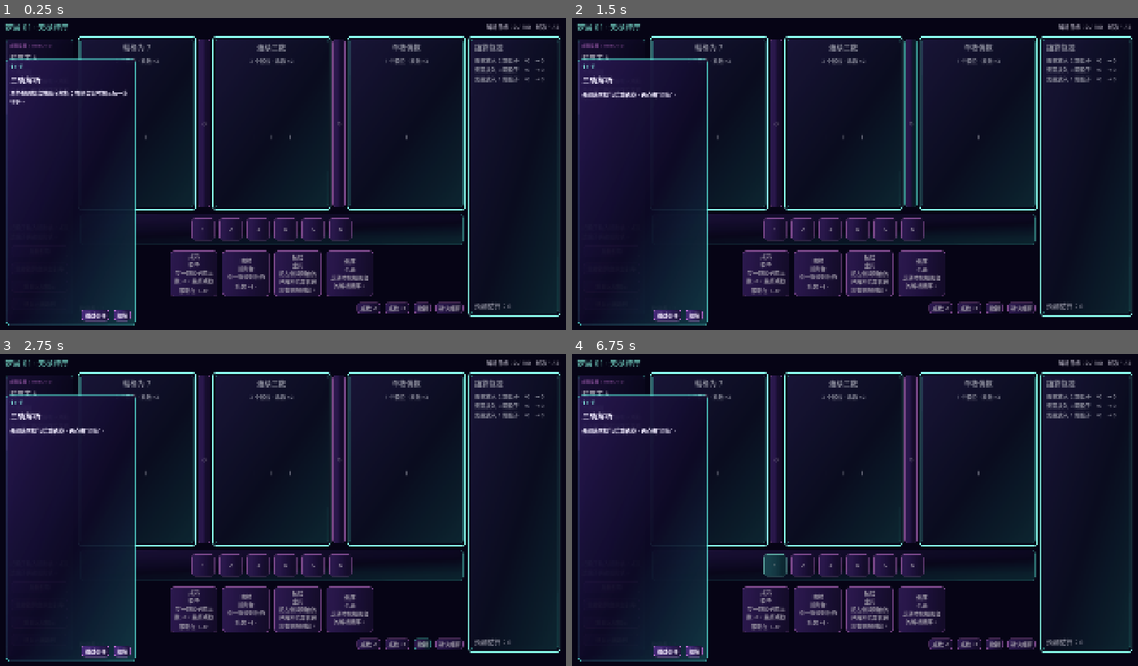
Above: before the commit, frames 1-4 (two rows, left to right).
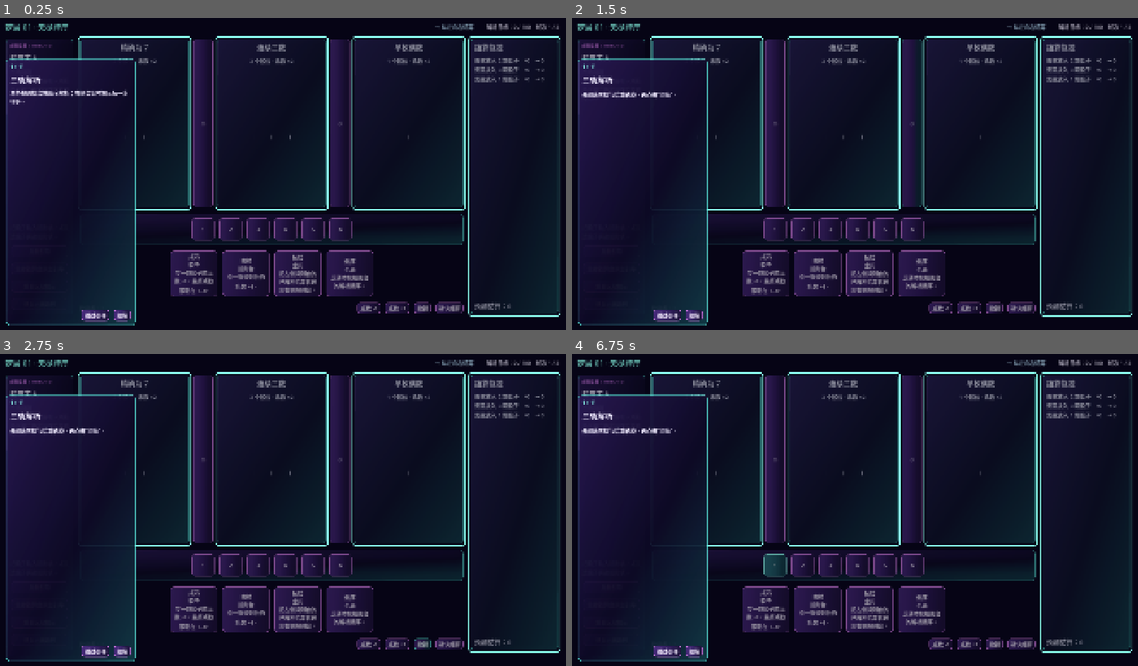
Above: after the commit, the same moments.

Repository: ljq0421/ProjectJoker
Game: Godot game, scene res://scenes/run/single_encounter_screen.tscn
Same seed, same stepped clock (60 frames per second), same inputs: the game is played once before the commit and once after it.
Inputs:
- Up to frame 1 (0.25 s): no input
- Up to frame 2 (1.5 s): click "◇" at 0.5 s; click "◇" at 1.25 s
- Up to frame 3 (2.75 s): click "撤销" at 2 s
- Up to frame 4 (6.75 s): click "确认结算" at 2.75 s; click "重看引导" at 3.5 s; click "重看铁算盘原型引导" at 4.25 s; click "重看区域提示" at 5 s; click "进入六面诡局" at 5.75 s; click "1" at 6.5 s

The runs differ from the first frame. In frame 1, 2.7% of the frame differs, in the area x 21-84%, y 1-62%; in frame 2, 2.6%; in frame 3, 2.7%; in frame 4, 2.7%.

Commit message:
feat(ui): visualize mirror resolution

Diff:
--- a/scenes/run/single_encounter_screen.tscn
+++ b/scenes/run/single_encounter_screen.tscn
@@ -58,6 +58,16 @@
 theme_override_colors/font_color = Color(0.55, 1, 0.94, 1)
 theme_override_font_sizes/font_size = 26
 
+[node name="DirectionBadge" type="Label" parent="SafeArea/RootColumn/TopBar"]
+unique_name_in_owner = true
+custom_minimum_size = Vector2(210, 0)
+layout_mode = 2
+text = "→ 从左向右结算"
+horizontal_alignment = 1
+theme_override_colors/font_color = Color(0.74, 0.9, 1, 1)
+theme_override_font_sizes/font_size = 18
+tooltip_text = "当前遭遇的公开结算方向"
+
 [node name="GoalLabel" type="Label" parent="SafeArea/RootColumn/TopBar"]
 unique_name_in_owner = true
 layout_mode = 2
@@ -144,24 +154,62 @@
 layout_mode = 2
 size_flags_horizontal = 3
 
-[node name="LeftGap" type="Button" parent="SafeArea/RootColumn/Body/Center/Lanes"]
-unique_name_in_owner = true
-custom_minimum_size = Vector2(48, 0)
-layout_mode = 2
+[node name="LeftGapColumn" type="VBoxContainer" parent="SafeArea/RootColumn/Body/Center/Lanes"]
+custom_minimum_size = Vector2(72, 0)
+layout_mode = 2
+theme_override_constants/separation = 6
+
+[node name="LeftGap" type="Button" parent="SafeArea/RootColumn/Body/Center/Lanes/LeftGapColumn"]
+unique_name_in_owner = true
+custom_minimum_size = Vector2(72, 0)
+layout_mode = 2
+size_flags_vertical = 3
 text = "◇"
 tooltip_text = "左侧桌间槽"
 
+[node name="LeftMirrorLayer" type="Label" parent="SafeArea/RootColumn/Body/Center/Lanes/LeftGapColumn"]
+unique_name_in_owner = true
+visible = false
+custom_minimum_size = Vector2(72, 40)
+layout_mode = 2
+mouse_filter = 2
+text = "┄ 镜像 ┄"
+horizontal_alignment = 1
+vertical_alignment = 1
+autowrap_mode = 2
+theme_override_colors/font_color = Color(0.68, 1, 0.96, 1)
+tooltip_text = "由另一侧真实牌生成的虚拟镜像副本"
+
 [node name="MiddleLane" parent="SafeArea/RootColumn/Body/Center/Lanes" instance=ExtResource("3")]
 unique_name_in_owner = true
 layout_mode = 2
 size_flags_horizontal = 3
 
-[node name="RightGap" type="Button" parent="SafeArea/RootColumn/Body/Center/Lanes"]
-unique_name_in_owner = true
-custom_minimum_size = Vector2(48, 0)
-layout_mode = 2
+[node name="RightGapColumn" type="VBoxContainer" parent="SafeArea/RootColumn/Body/Center/Lanes"]
+custom_minimum_size = Vector2(72, 0)
+layout_mode = 2
+theme_override_constants/separation = 6
+
+[node name="RightGap" type="Button" parent="SafeArea/RootColumn/Body/Center/Lanes/RightGapColumn"]
+unique_name_in_owner = true
+custom_minimum_size = Vector2(72, 0)
+layout_mode = 2
+size_flags_vertical = 3
 text = "◇"
 tooltip_text = "右侧桌间槽"
+
+[node name="RightMirrorLayer" type="Label" parent="SafeArea/RootColumn/Body/Center/Lanes/RightGapColumn"]
+unique_name_in_owner = true
+visible = false
+custom_minimum_size = Vector2(72, 40)
+layout_mode = 2
+mouse_filter = 2
+text = "┄ 镜像 ┄"
+horizontal_alignment = 1
+vertical_alignment = 1
+autowrap_mode = 2
+theme_override_colors/font_color = Color(0.68, 1, 0.96, 1)
+tooltip_text = "由另一侧真实牌生成的虚拟镜像副本"
 
 [node name="RightLane" parent="SafeArea/RootColumn/Body/Center/Lanes" instance=ExtResource("3")]
 unique_name_in_owner = true
--- a/scripts/resolution/round_resolver.gd
+++ b/scripts/resolution/round_resolver.gd
@@ -82,7 +82,11 @@
 					})
 		var card_label: String = played_card.definition.display_name
 		if played_card.is_mirror_copy:
-			card_label = "镜像副本：%s" % card_label
+			card_label = "镜像副本：%s｜%s｜%s" % [
+				card_label,
+				_target_arrow(played_card),
+				_effect_copy(played_card.effective_effects()),
+			]
 		report.events.append(ResolutionEvent.new(
 			played_card.definition.id,
 			card_label,
@@ -280,3 +284,23 @@
 	if targets.has(&"middle") and targets.has(&"right"):
 		return &"right_gap"
 	return &""
+
+func _target_arrow(played_card: PlayedCard) -> String:
+	return "%s → %s" % [
+		played_card.primary_target,
+		played_card.secondary_target,
+	]
+
+func _effect_copy(effects: Array[EffectSpec]) -> String:
+	var parts: Array[String] = []
+	for effect in effects:
+		match effect.operation:
+			EffectSpec.Operation.MODIFY_COEFFICIENT:
+				parts.append("系数 %+d" % effect.amount)
+			EffectSpec.Operation.REPEAT_TABLE:
+				parts.append("额外结算 %d 次" % effect.amount)
+			EffectSpec.Operation.LINK_NEIGHBORS:
+				parts.append("连接两端")
+			_:
+				parts.append("派生效果")
+	return "、".join(parts)
--- a/scripts/ui/card_token.gd
+++ b/scripts/ui/card_token.gd
@@ -17,16 +17,25 @@
 	card_index = index
 	text = "%s\n%s\n%s" % [
 		definition.display_name,
-		_target_copy(definition.target_type),
+		_target_copy_for(definition),
 		definition.rule_text,
 	]
 	button_pressed = selected
 	disabled = used
 	tooltip_text = "%s；目标：%s；%s" % [
 		definition.display_name,
-		_target_copy(definition.target_type),
+		_target_copy_for(definition),
 		definition.rule_text,
 	]
+
+func _target_copy_for(definition: CardDefinition) -> String:
+	var copy := _target_copy(definition.target_type)
+	if (
+		definition.target_type == CardDefinition.TargetType.GAP
+		and not definition.mirror_effects.is_empty()
+	):
+		copy += " · 可镜像"
+	return copy
 
 func _target_copy(target_type: CardDefinition.TargetType) -> String:
 	match target_type:
--- a/scripts/ui/resolution_panel.gd
+++ b/scripts/ui/resolution_panel.gd
@@ -10,6 +10,12 @@
 	for event in report.events:
 		var row := Label.new()
 		row.text = "%s　%+d　→ %d" % [event.label, event.delta, event.running_total]
+		row.set_meta("is_mirror_copy", event.is_mirror_copy)
+		row.set_meta("source_card_id", event.source_card_id)
+		row.set_meta("source_slot_id", event.source_slot_id)
+		row.set_meta("mirror_slot_id", event.mirror_slot_id)
+		if event.is_mirror_copy:
+			row.add_theme_color_override("font_color", Color(0.68, 1.0, 0.96, 1.0))
 		row.autowrap_mode = TextServer.AUTOWRAP_WORD_SMART
 		event_list.add_child(row)
 	total_label.text = "预测结算：%d" % report.total
--- a/scripts/ui/single_encounter_screen.gd
+++ b/scripts/ui/single_encounter_screen.gd
@@ -4,6 +4,7 @@
 signal view_refreshed
 signal ui_action_accepted(action: StringName, payload: Dictionary)
 signal round_committed(report: ResolutionReport)
+signal card_selected(card_index: int, card: CardDefinition, token: Control)
 
 const DIE_SCENE = preload("res://scenes/components/die_token.tscn")
 const CARD_SCENE = preload("res://scenes/components/card_token.tscn")
@@ -163,6 +164,8 @@
 	%LeftGap.self_modulate = TARGET_TINT if gap_is_target else Color.WHITE
 	%RightGap.self_modulate = TARGET_TINT if gap_is_target else Color.WHITE
 	var preview := session.preview()
+	_refresh_direction(preview)
+	_refresh_mirror_layers(state)
 	resolution_panel.bind_report(preview)
 	if dealer_definition != null:
 		%DealerHint.text = "已分配：%d / 6\n当前固定奖励：%d / %d" % [
@@ -176,6 +179,33 @@
 	%MinusButton.disabled = session.controller.committed or state.calibration_points <= 0
 	%PlusButton.disabled = session.controller.committed or state.calibration_points <= 0
 	view_refreshed.emit()
+
+func _refresh_direction(report: ResolutionReport) -> void:
+	%DirectionBadge.text = (
+		"← 从右向左结算"
+		if report.resolution_direction
+			== EncounterRuleProfile.ResolutionDirection.RIGHT_TO_LEFT
+		else "→ 从左向右结算"
+	)
+
+func _refresh_mirror_layers(state: RoundState) -> void:
+	%LeftMirrorLayer.visible = false
+	%RightMirrorLayer.visible = false
+	for played_card in state.played_cards:
+		if not played_card.is_mirror_copy:
+			continue
+		var targets := {
+			played_card.primary_target: true,
+			played_card.secondary_target: true,
+		}
+		var layer: Label
+		if targets.has(&"left") and targets.has(&"middle"):
+			layer = %LeftMirrorLayer
+		elif targets.has(&"middle") and targets.has(&"right"):
+			layer = %RightMirrorLayer
+		if layer != null:
+			layer.text = "┄ 镜像 ┄\n%s" % played_card.definition.display_name
+			layer.visible = true
 
 func reset_teaching_encounter() -> void:
 	session = SingleEncounterSession.new(
@@ -256,6 +286,7 @@
 
 func _on_card_activated(card_index: int) -> void:
 	var card := session.hand[card_index]
+	var token: Control = hand_container.get_child(card_index)
 	var action := (
 		&"card_global"
 		if card.target_type == CardDefinition.TargetType.GLOBAL
@@ -267,6 +298,8 @@
 	var accepted := session.activate_card(card_index)
 	if accepted:
 		_record_tutorial_action(action, payload)
+		if action == &"select_card":
+			card_selected.emit(card_index, card, token)
 		SfxAccess.play(
 			self,
 			&"card_play" if action == &"card_global" else &"card_select"
--- /dev/null
+++ b/tests/mirror_encounter_input_self_check.gd
@@ -0,0 +1,98 @@
+extends SceneTree
+
+var _failed := false
+
+func _initialize() -> void:
+	call_deferred("_run")
+
+func _run() -> void:
+	var screen: SingleEncounterScreen = load(
+		"res://scenes/run/single_encounter_screen.tscn"
+	).instantiate()
+	screen.tutorial_auto_start = false
+	root.add_child(screen)
+	await process_frame
+
+	var catalog := CardCatalog.new()
+	var area := AreaCatalog.new().mirror_hall()
+	var state := RoundState.new()
+	for index in range(1, 7):
+		state.dice.append(DieState.new(StringName("d%d" % index), index))
+	var hand: Array[CardDefinition] = [
+		catalog.find_card(&"mirror_folded_map"),
+		catalog.find_card(&"starter_link"),
+		catalog.find_card(&"starter_map_1"),
+		catalog.find_card(&"starter_reverse"),
+	]
+	var session := SingleEncounterSession.new(
+		state,
+		area.find_room(&"mirror_room_reverse_drill").encounter,
+		hand,
+		ResolutionContext.new(null, EngravingCatalog.new())
+	)
+	screen.bind_external_session(session, "反照牌厅", "输入自检")
+	await process_frame
+
+	_assert(
+		screen.get_node("%DirectionBadge").text == "← 从右向左结算",
+		"direction badge should bind public RTL direction"
+	)
+	_press_card(screen, 0)
+	screen.get_node("%LeftGap").emit_signal("pressed")
+	await process_frame
+	_assert(screen.get_node("%RightMirrorLayer").visible, "left play should show right mirror")
+	_assert(
+		screen.get_node("%RightMirrorLayer").text.contains("镜像"),
+		"derived copy should have a textual mirror label"
+	)
+
+	screen.get_node("%UndoButton").emit_signal("pressed")
+	await process_frame
+	_assert(
+		not screen.get_node("%RightMirrorLayer").visible,
+		"undo should remove the derived mirror layer"
+	)
+
+	_press_card(screen, 0)
+	screen.get_node("%LeftGap").emit_signal("pressed")
+	await process_frame
+	_press_card(screen, 1)
+	screen.get_node("%RightGap").emit_signal("pressed")
+	await process_frame
+	var real_count := 0
+	var mirror_count := 0
+	for played_card in session.controller.state.played_cards:
+		if played_card.is_mirror_copy:
+			mirror_count += 1
+		else:
+			real_count += 1
+	_assert(real_count == 2, "virtual mirror must not block a second real gap card")
+	_assert(mirror_count == 1, "round should keep exactly one derived mirror")
+	_assert(
+		screen.get_node("%RightMirrorLayer").visible,
+		"mirror remains visible beside the second real card"
+	)
+
+	screen.free()
+	if _failed:
+		quit(1)
+	else:
+		print("MIRROR ENCOUNTER INPUT SELF CHECK PASSED")
+		quit(0)
+
+func _press_card(screen: Control, card_index: int) -> void:
+	for child in screen.get_node("%Hand").get_children():
+		if (
+			child is CardToken
+			and not child.is_queued_for_deletion()
+			and child.card_index == card_index
+		):
+			child.emit_signal("pressed")
+			return
+	_assert(false, "card token %d should exist" % card_index)
+
+func _assert(condition: bool, message: String) -> void:
+	if condition:
+		return
+	_failed = true
+	push_error(message)
--- /dev/null
+++ b/tests/mirror_encounter_ui_contract_test.gd
@@ -0,0 +1,51 @@
+extends "res://tests/test_case.gd"
+
+func run() -> void:
+	var scene: SingleEncounterScreen = load(
+		"res://scenes/run/single_encounter_screen.tscn"
+	).instantiate()
+	assert_true(scene.has_signal("card_selected"), "screen should expose card selection")
+	for node_name in [
+		"DirectionBadge",
+		"LeftGap",
+		"RightGap",
+		"LeftMirrorLayer",
+		"RightMirrorLayer",
+	]:
+		assert_true(
+			scene.get_node_or_null("%" + node_name) != null,
+			"mirror encounter UI requires %s" % node_name
+		)
+	var left_layer := scene.get_node("%LeftMirrorLayer") as Control
+	var right_layer := scene.get_node("%RightMirrorLayer") as Control
+	assert_equal(left_layer.mouse_filter, Control.MOUSE_FILTER_IGNORE, "left mirror ignores input")
+	assert_equal(right_layer.mouse_filter, Control.MOUSE_FILTER_IGNORE, "right mirror ignores input")
+	assert_false(left_layer.visible, "left mirror begins hidden")
+	assert_false(right_layer.visible, "right mirror begins hidden")
+	scene.free()
+
+	var panel: ResolutionPanel = load(
+		"res://scenes/components/resolution_panel.tscn"
+	).instantiate()
+	Engine.get_main_loop().root.add_child(panel)
+	var report := ResolutionReport.new()
+	report.events = [
+		ResolutionEvent.new(
+			&"mirror_folded_map",
+			"镜像副本：折光映射｜right → middle｜系数 +1",
+			0,
+			0,
+			true,
+			true,
+			&"mirror_folded_map",
+			&"left_gap",
+			&"right_gap"
+		),
+	]
+	panel.bind_report(report)
+	var row := panel.get_node("%EventList").get_child(0) as Label
+	assert_true(row.text.contains("镜像副本"), "mirror event must use a text label")
+	assert_true(row.text.contains("right → middle"), "mirror event must show endpoints")
+	assert_true(row.text.contains("系数 +1"), "mirror event must show weakened effect")
+	assert_true(row.get_meta("is_mirror_copy"), "mirror row keeps source metadata")
+	panel.free()
--- a/tests/mirror_resolution_test.gd
+++ b/tests/mirror_resolution_test.gd
@@ -111,10 +111,17 @@
 	assert_equal(report.events.size() >= 2, true, "card events should exist")
 	var event := report.events[1]
 	assert_true(event.is_mirror_copy, "derived event should be marked")
-	assert_equal(
-		event.label,
-		"镜像副本：折光样例",
+	assert_true(
+		event.label.begins_with("镜像副本：折光样例"),
 		"derived event should have an explicit label"
+	)
+	assert_true(
+		event.label.contains("right → middle"),
+		"derived event should expose mirrored endpoints"
+	)
+	assert_true(
+		event.label.contains("系数 +1"),
+		"derived event should expose weakened effects"
 	)
 	assert_equal(
 		event.source_card_id,
